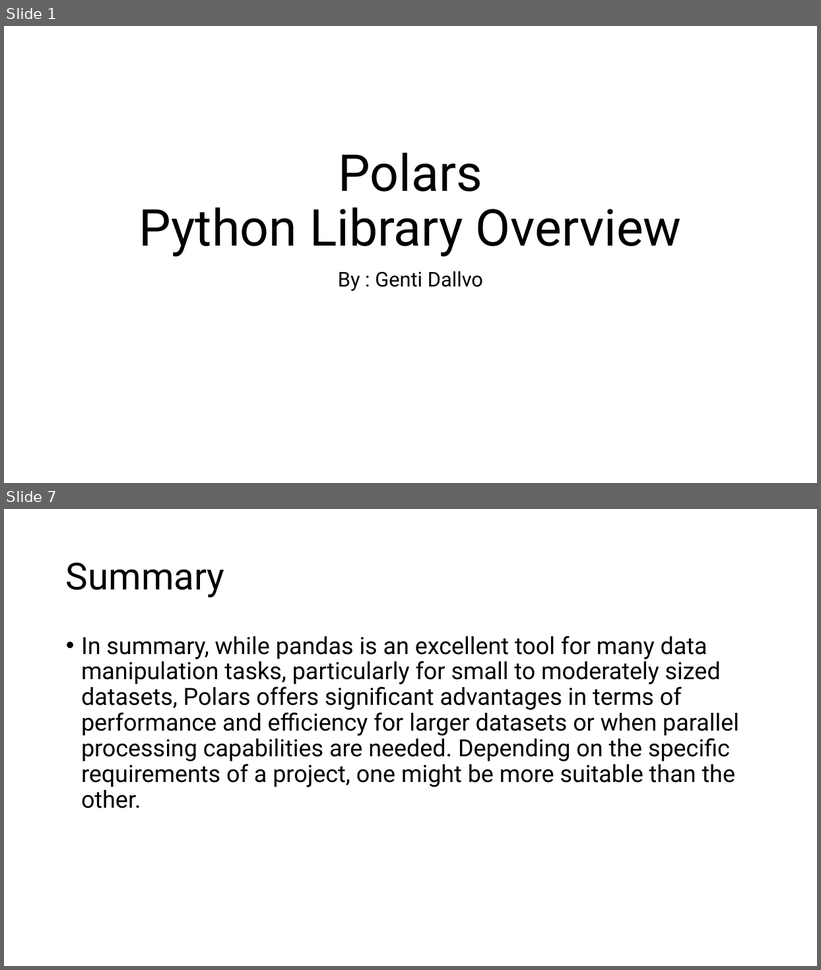
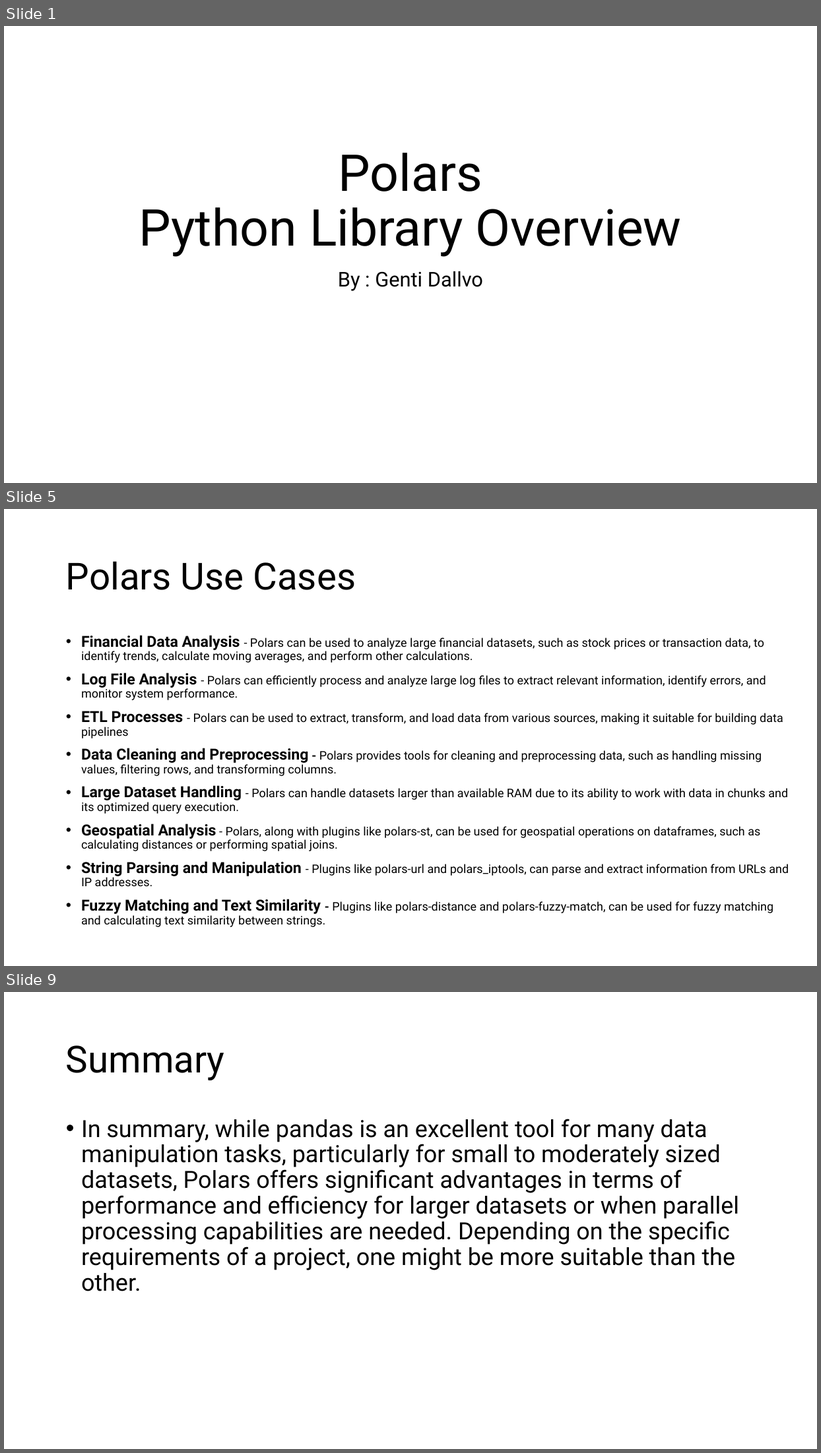
Before and after one commit to gdallvo1/OIM7502_SP25_classwork, a slide deck: Midterm_Polars/Polar_PythonLibrary.pptx. Shown one above the other, each under a label of ours: slides 1 and 7 before the commit, slides 1, 5 and 9 after it; the slides between them are not shown. The pictures are 821x970 and 821x1453 pixels, drawn with LibreOffice and Linux fonts; fonts in the diff are those of the drawing. Boxes give left, top, right and bottom in pixels: in the first picture for what was removed or moved away, otherwise in the second. Text is boxed around its words. In the diff, an @@ line names an element or a change of style, - is before the commit and + after.

```diff
--- a/Midterm_Polars/Polar_PythonLibrary.pptx
+++ b/Midterm_Polars/Polar_PythonLibrary.pptx
@@ slide 5 added at box(4, 509, 817, 966), background #FFFFFF @@
@@ title added at box(66, 561, 356, 590), 44 pt, text #000000 @@
+Polars Use Cases
@@ text added at box(81, 635, 789, 927), 14 pt, text #000000 @@
+• Financial Data Analysis - Polars can be used to analyze large financial datasets, such as stock prices or transaction data, to identify trends, calculate moving averages, and perform other calculations.
+• Log File Analysis - Polars can efficiently process and analyze large log files to extract relevant information, identify errors, and monitor system performance.
+• ETL Processes - Polars can be used to extract, transform, and load data from various sources, making it suitable for building data pipelines
+• Data Cleaning and Preprocessing - Polars provides tools for cleaning and preprocessing data, such as handling missing values, filtering rows, and transforming columns.
+• Large Dataset Handling - Polars can handle datasets larger than available RAM due to its ability to work with data in chunks and its optimized query execution.
+• Geospatial Analysis - Polars, along with plugins like polars-st, can be used for geospatial operations on dataframes, such as calculating distances or performing spatial joins.
+• String Parsing and Manipulation - Plugins like polars-url and polars_iptools, can parse and extract information from URLs and IP addresses.
+• Fuzzy Matching and Text Similarity - Plugins like polars-distance and polars-fuzzy-match, can be used for fuzzy matching and calculating text similarity between strings.
@@ what was slide 7 is now slide 9 @@
```
Also in this commit, not shown: 5 slides changed, 2 other slides added, 1 slide removed, 3 other files.
